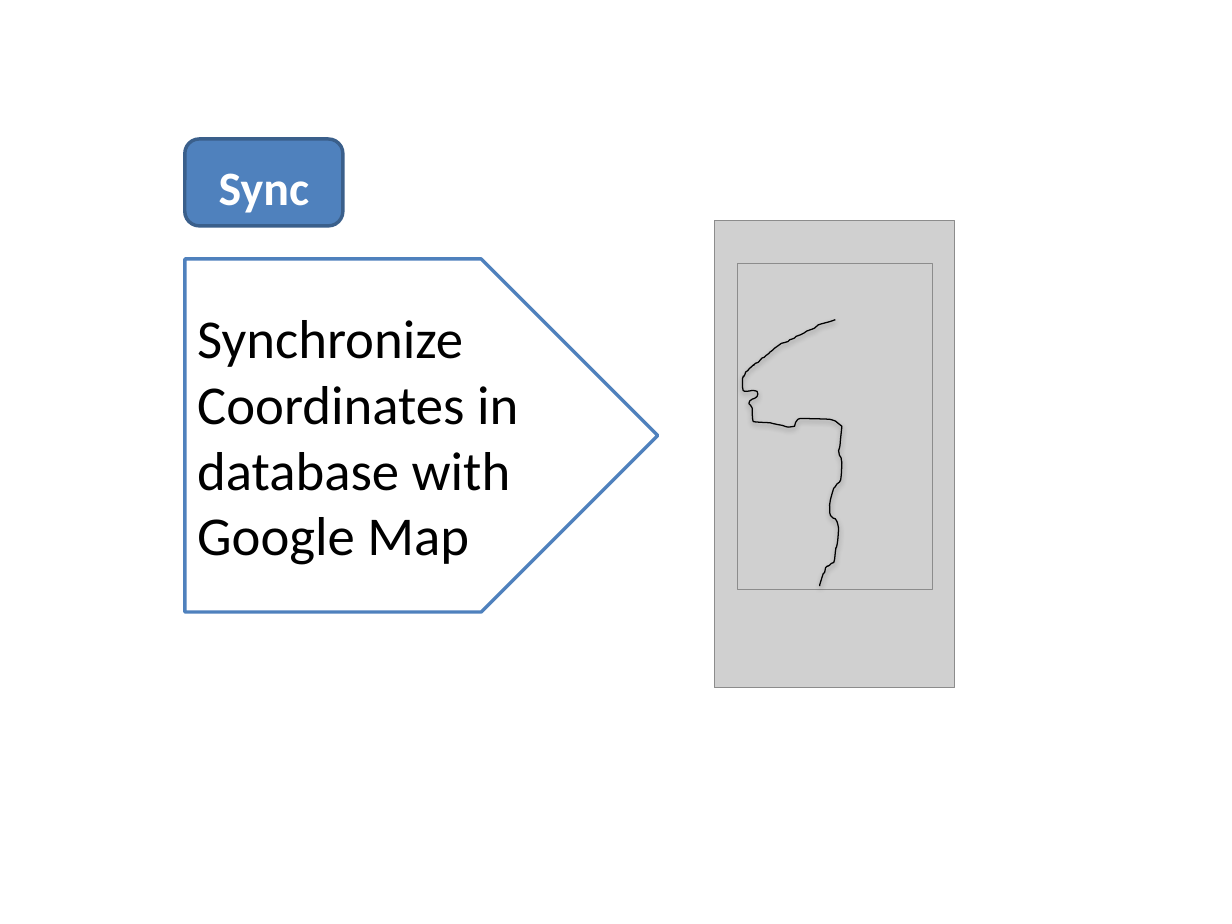
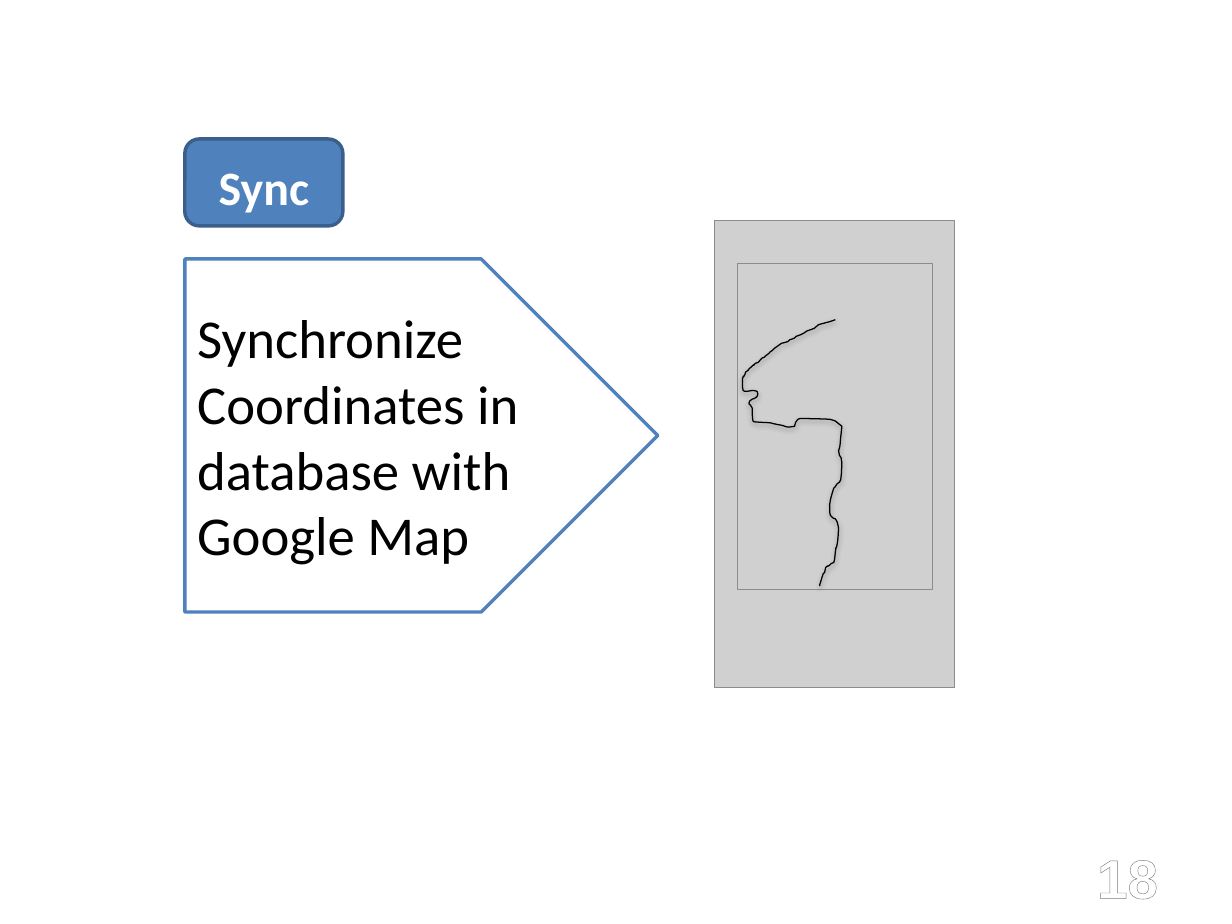
Before and after one commit to amfeelgood/Senior_Project, a slide deck: slide 18 of Doc/ProjectPresentation1.pptx (slide 16 before the commit). Drawn at 1232x924 pixels with LibreOffice and Linux fonts; fonts in the diff are those of the drawing; grey boxes stand for pictures. Boxes give left, top, right and bottom in pixels: in the first picture for what was removed or moved away, otherwise in the second. Text is boxed around its words. In the diff, an @@ line names an element or a change of style, - is before the commit and + after.

```diff
--- a/Doc/ProjectPresentation1.pptx
+++ b/Doc/ProjectPresentation1.pptx
@@ page number added at (1097,860,1158,900), 32 pt, text gradient #FFFFFF to #7F7F7F, bold @@
+18
```
Also in this commit, not shown: 15 other slides changed, 3 slides added, 1 slide removed.
